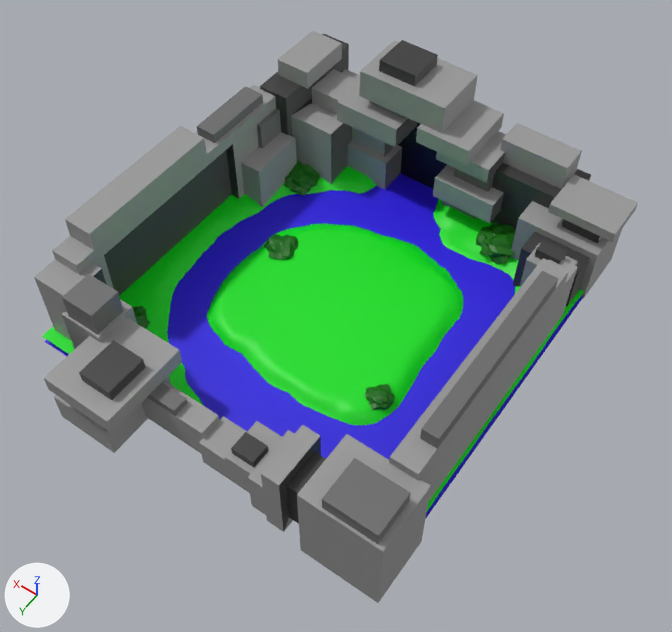
One commit to the OBJ model Assets/GolfGameTerrain.obj: the scene before it, then after it.
Camera for both pictures: a camera (50 mm lens) standing at (-6.85, 9.46, 14.38) and looking at (-0.53, 0.61, 0.47). Arrows for +X, +Y and +Z are at lower left; the lights stay in place. Where no turn or scale is listed for an object, it has been applied to the vertices.
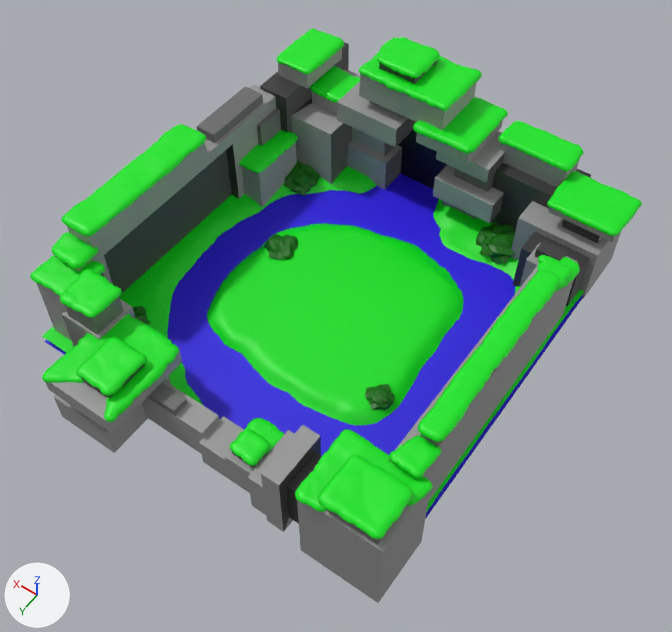
Boxes [x1, y1, x2, y2] around the edits, measured in the pictures (672 x 632 px):
'SnowBall.001', added (green)
    after: [30, 28, 642, 539]

What the commit changed:
Mesh me_snowball_001 is new.
It has 19293 vertices, 38502 faces and spans x -4.25..4.15, y -4.67..5.11, z 0.58..3.06.
It uses material mat_material_002 (green #00e71a).
Object 'SnowBall.001' (ob_snowball_001) is new; it shows me_snowball_001.
Its location is (0.0, 0.0, 0.0).
